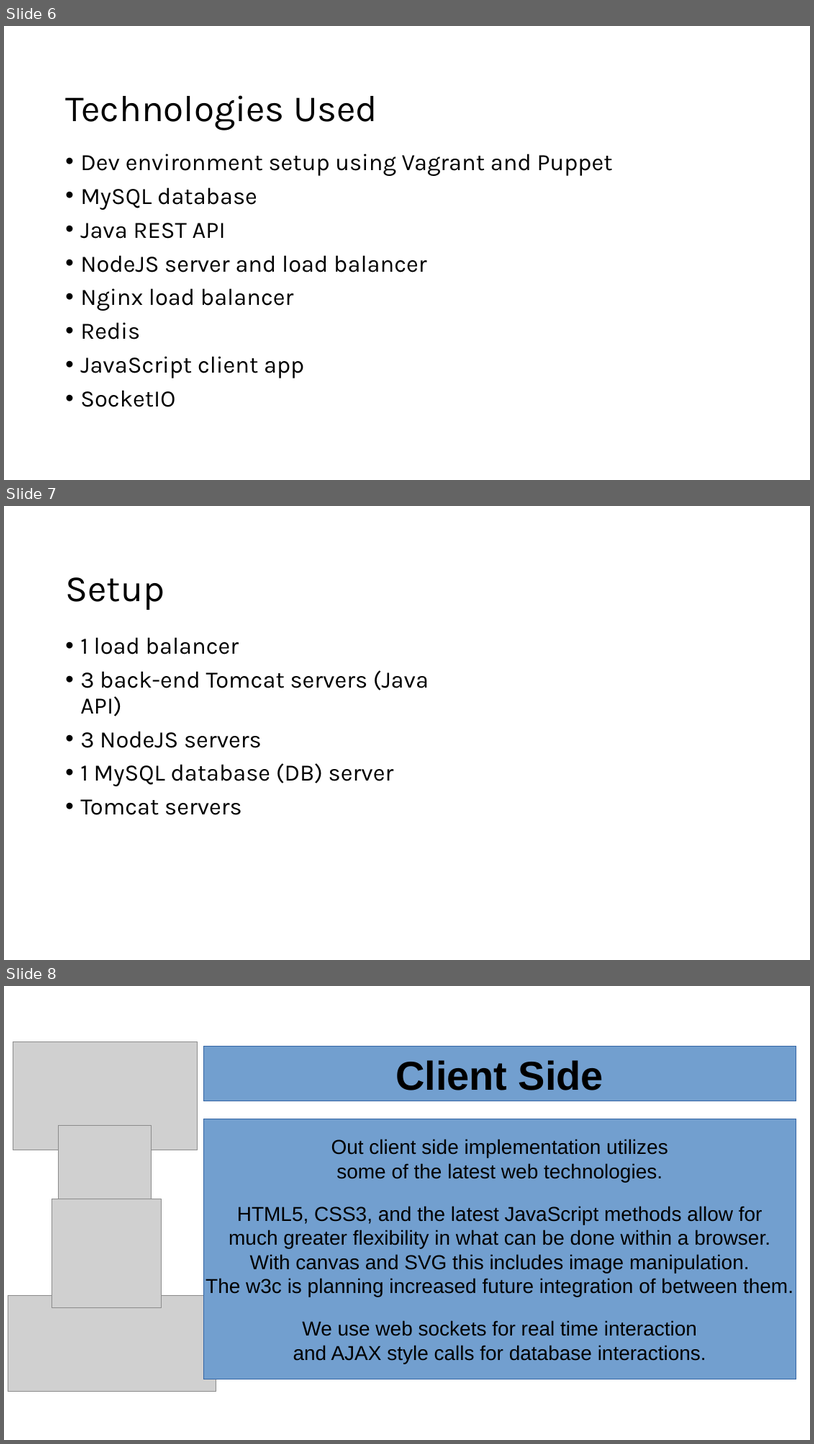
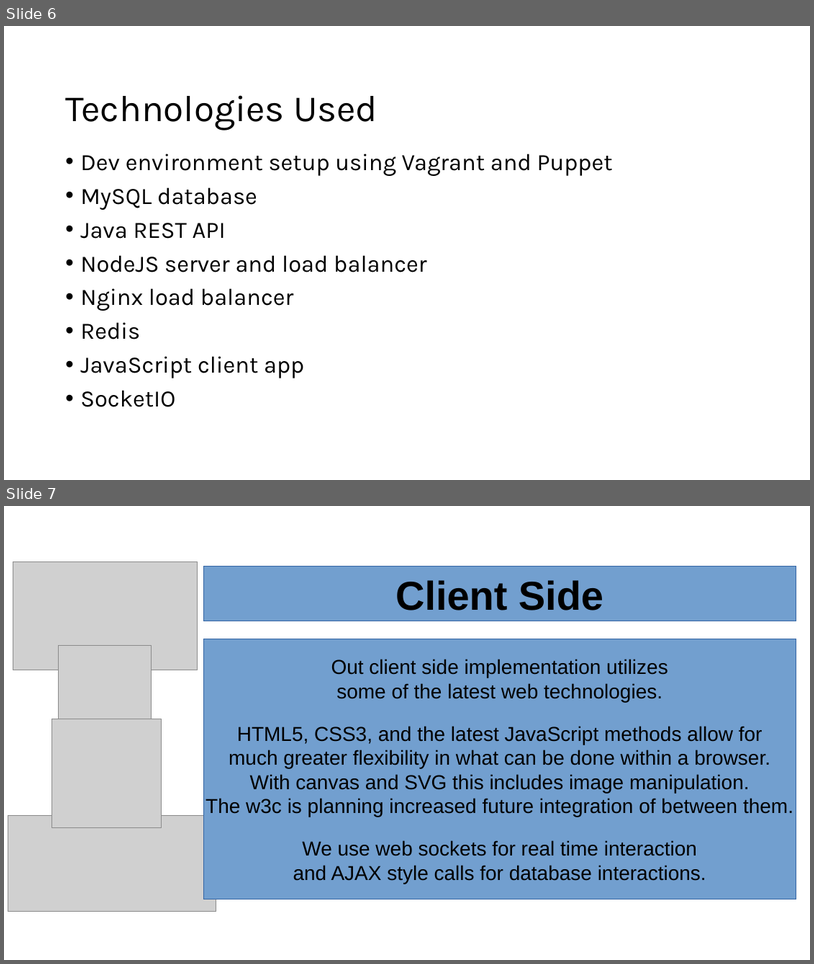
Before and after one commit to justin522/VirtualWhiteboard, a slide deck: Virtual Whiteboard.pptx. Shown one above the other, each under a label of ours: slides 6, 7 and 8 before the commit, slides 6 and 7 after it. The pictures are 814x1444 and 814x964 pixels, drawn with LibreOffice and Linux fonts; fonts in the diff are those of the drawing; grey boxes stand for pictures; background and template pictures are left out. Boxes give left, top, right and bottom in pixels: in the first picture for what was removed or moved away, otherwise in the second. Text is boxed around its words. In the diff, an @@ line names an element or a change of style, - is before the commit and + after.

```diff
--- a/Virtual Whiteboard.pptx
+++ b/Virtual Whiteboard.pptx
@@ slide 7 removed at (4,506,810,960), background #FFFFFF @@
@@ title removed at (65,577,165,610) @@
-Setup
@@ text removed at (80,637,429,786) @@
-• 1 load balancer
-• 3 back-end Tomcat servers (Java API)
-• 3 NodeJS servers
-• 1 MySQL database (DB) server
-• Tomcat servers
@@ what was slide 8 is now slide 7 @@
```
Also in this commit, not shown: 1 other file.
